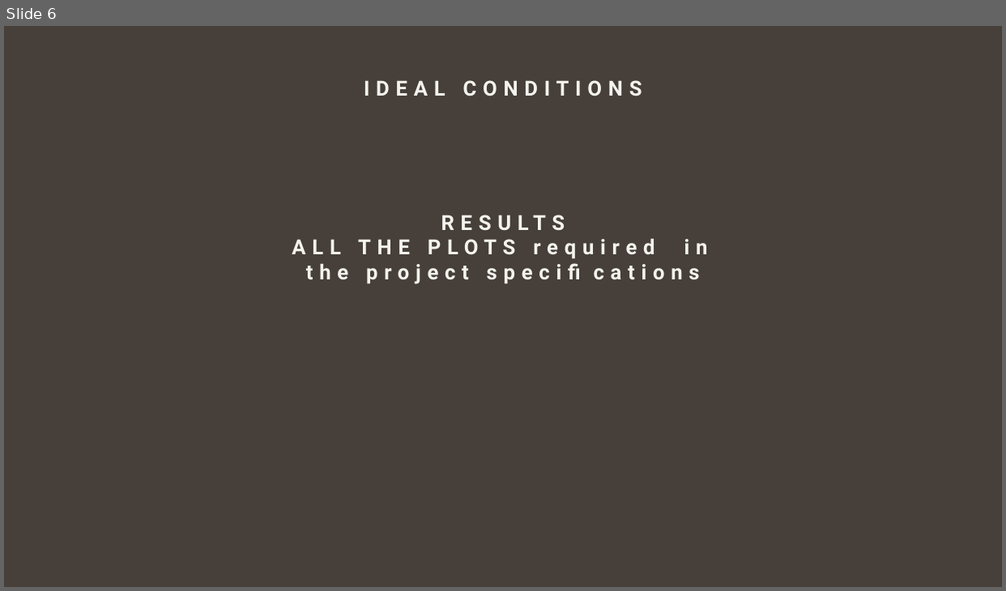
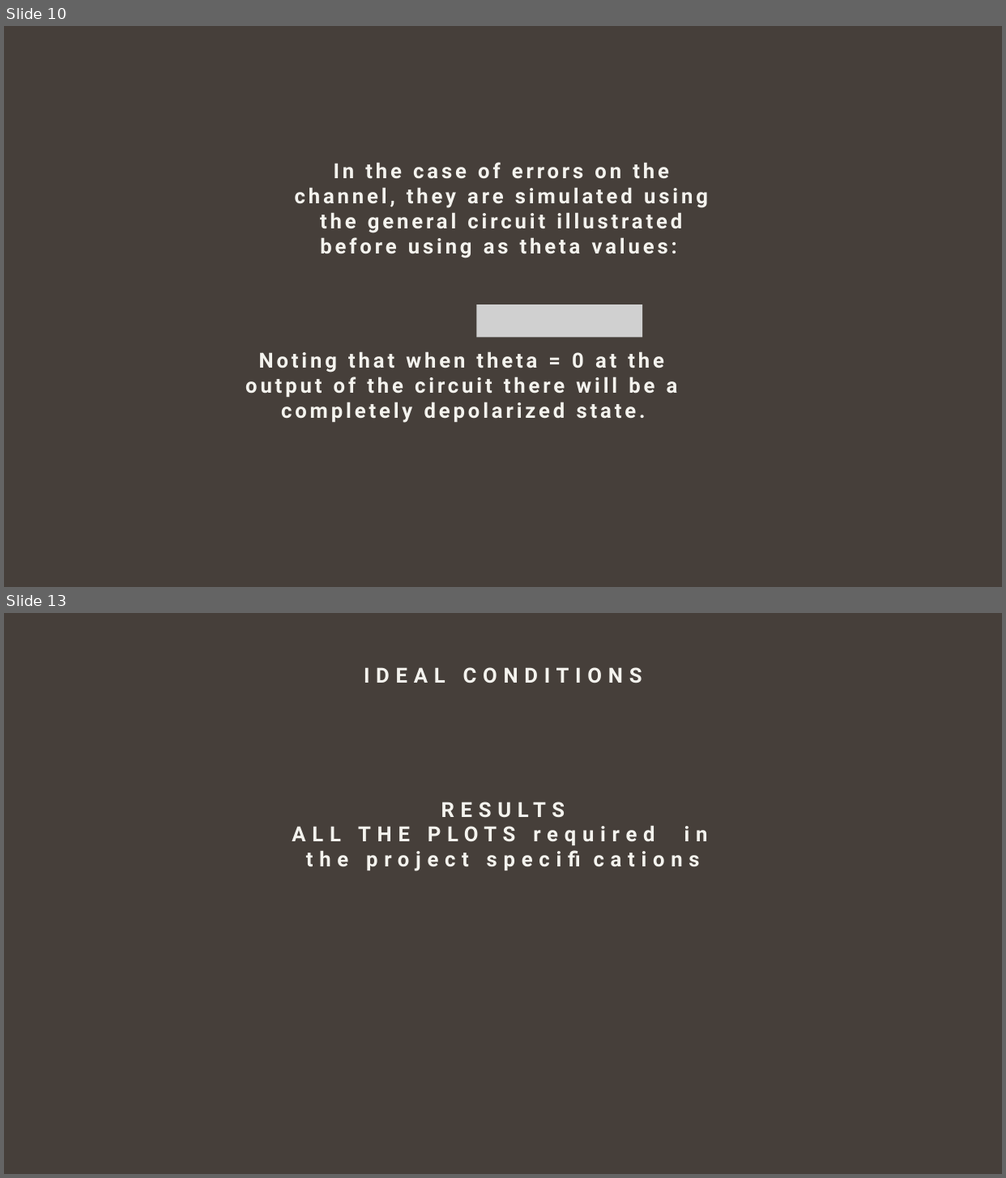
Before and after one commit to giovanniligato/E91-Protocol, a slide deck: Slides/E91 Protocol.pptx. Shown one above the other, each under a label of ours: slide 6 before the commit, slides 10 and 13 after it; the slides between them are not shown. The pictures are 1006x591 and 1006x1178 pixels, drawn with LibreOffice and Linux fonts; fonts in the diff are those of the drawing; grey boxes stand for pictures. Boxes give left, top, right and bottom in pixels: in the first picture for what was removed or moved away, otherwise in the second. Text is boxed around its words. In the diff, an @@ line names an element or a change of style, - is before the commit and + after.

Commit message:
docs(Slides): Progressed on presentation slides, adding the diagram of the specialized quantum circuit for Werner state generation.

```diff
--- a/Slides/E91 Protocol.pptx
+++ b/Slides/E91 Protocol.pptx
@@ slide 10 added at [4,26,1002,587], background #463F3A @@
@@ text added at [295,162,708,258], 20 pt, text #F4F3EE, bold @@
+In the case of errors on the channel, they are simulated using the general circuit illustrated before using as theta values:
@@ picture added at [476,305,642,337] @@
@@ text added at [245,352,678,423], 20 pt, text #F4F3EE, bold @@
+Noting that when theta = 0 at the output of the circuit there will be a completely depolarized state.
@@ what was slide 6 is now slide 13 @@
```
Also in this commit, not shown: 3 slides changed, 9 other slides added, 1 slide removed.
